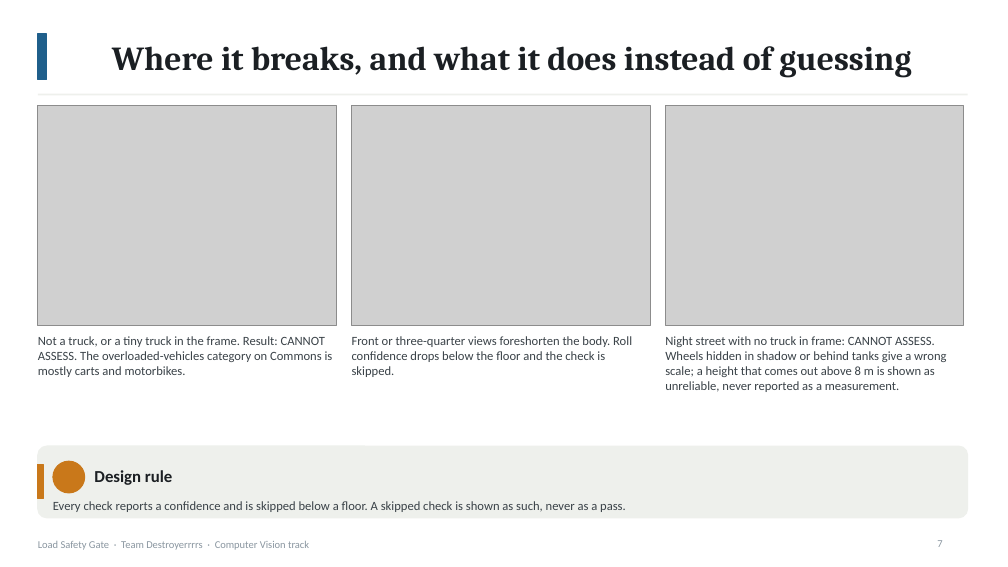
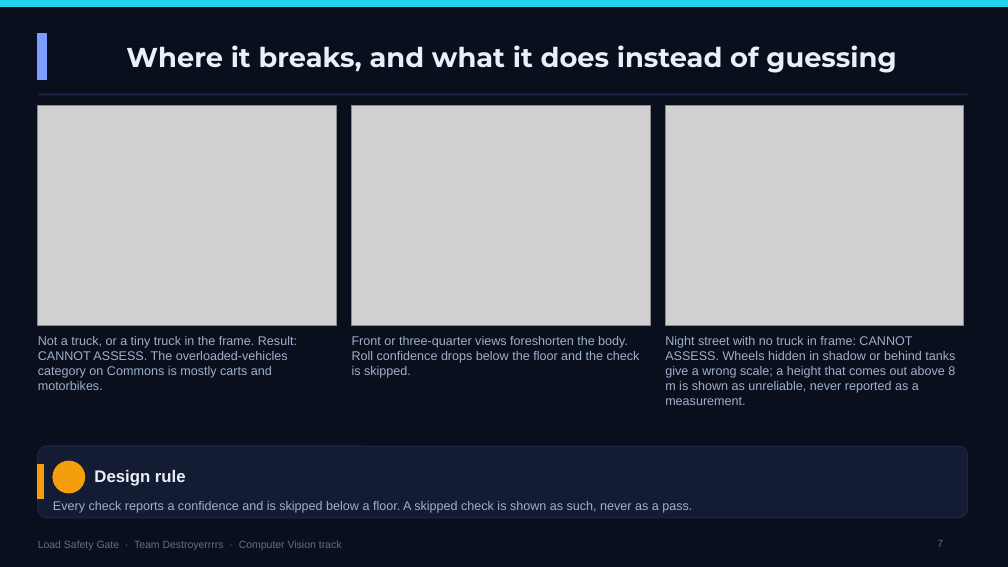
Before and after one commit to Winner-121/Destroyerrrrs_Final_Stage, a slide deck: slide 7 of deck/LoadSafetyGate_deck.pptx. Drawn at 1008x567 pixels with LibreOffice and Linux fonts; fonts in the diff are those of the drawing; grey boxes stand for pictures. Boxes give left, top, right and bottom in pixels: in the first picture for what was removed or moved away, otherwise in the second. Text is boxed around its words. In the diff, an @@ line names an element or a change of style, - is before the commit and + after.

```diff
--- a/deck/LoadSafetyGate_deck.pptx
+++ b/deck/LoadSafetyGate_deck.pptx
@@ background #FFFFFF to #0A0F1E @@
@@ rectangle added at box(0, 0, 1008, 7), fill #22D3EE, outline #22D3EE 1 pt @@
@@ title "Where it breaks, and what ..." at box(126, 45, 896, 73): size 32 to 26 pt, font Cambria to Montserrat, text colour #1B1F23 to #EAF0FA @@
@@ rectangle at box(38, 34, 47, 79): fill #1F5F8B to #7C9CFF; outline #1F5F8B 1 pt to #7C9CFF 1 pt @@
@@ line (38, 95) - (968, 95): stroke #EEF0EC 1.5 pt to #1B2746 1.5 pt @@
@@ rounded rectangle at box(38, 446, 968, 518): fill #EEF0EC to #131C33; outline #EEF0EC 1 pt to #1B2746 1 pt @@
@@ rectangle at box(38, 465, 43, 499): fill #C9781A to #F59E0B; outline #C9781A 1 pt to #F59E0B 1 pt @@
@@ ellipse at box(53, 461, 85, 493): fill #C9781A to #F59E0B; outline #C9781A 1 pt to #F59E0B 1 pt @@
@@ text "Design rule" at box(94, 470, 186, 486): font Calibri to Arial, text colour #1B1F23 to #EAF0FA @@
@@ font Calibri to Arial, text colour #3A4248 to #9DB0CB in 4 elements at box(38, 336, 297, 390), box(352, 336, 640, 378), box(665, 336, 955, 405), box(53, 501, 692, 513) @@
@@ text "Load Safety Gate · Team ..." at box(38, 540, 342, 550): font Calibri to Arial, text colour #8A96A0 to #60708A @@
@@ page number at box(937, 540, 943, 547): font Calibri to Arial, text colour #8A96A0 to #60708A @@
```
Also in this commit, not shown: 10 other slides changed, 2 other files.
